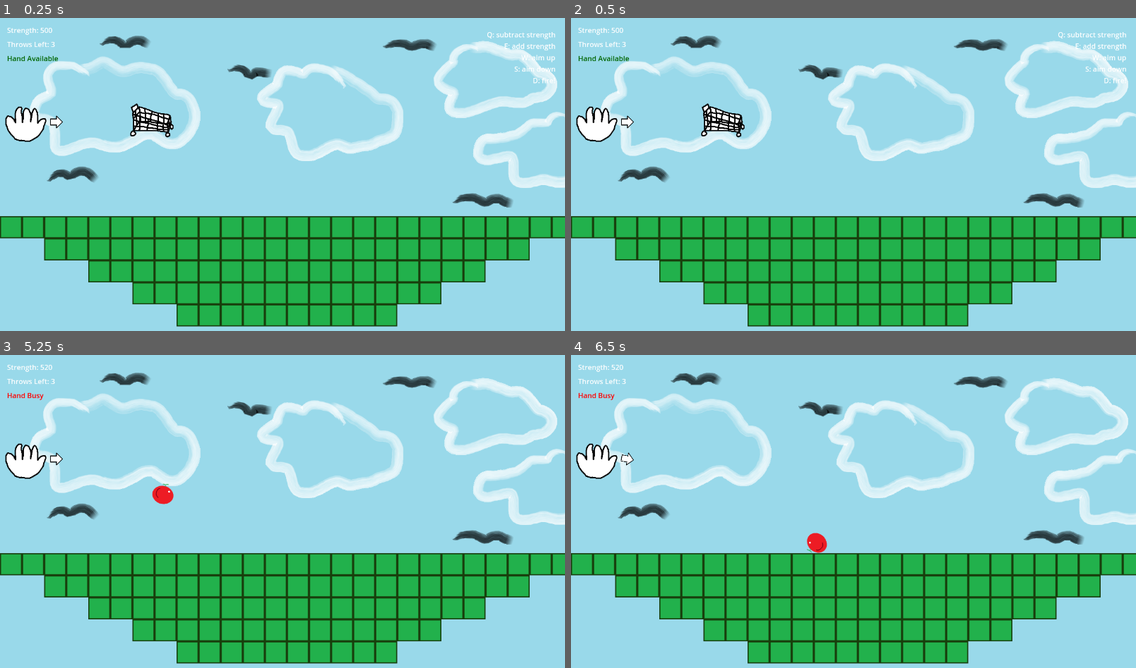
Above: before the commit, frames 1-4 (two rows, left to right).
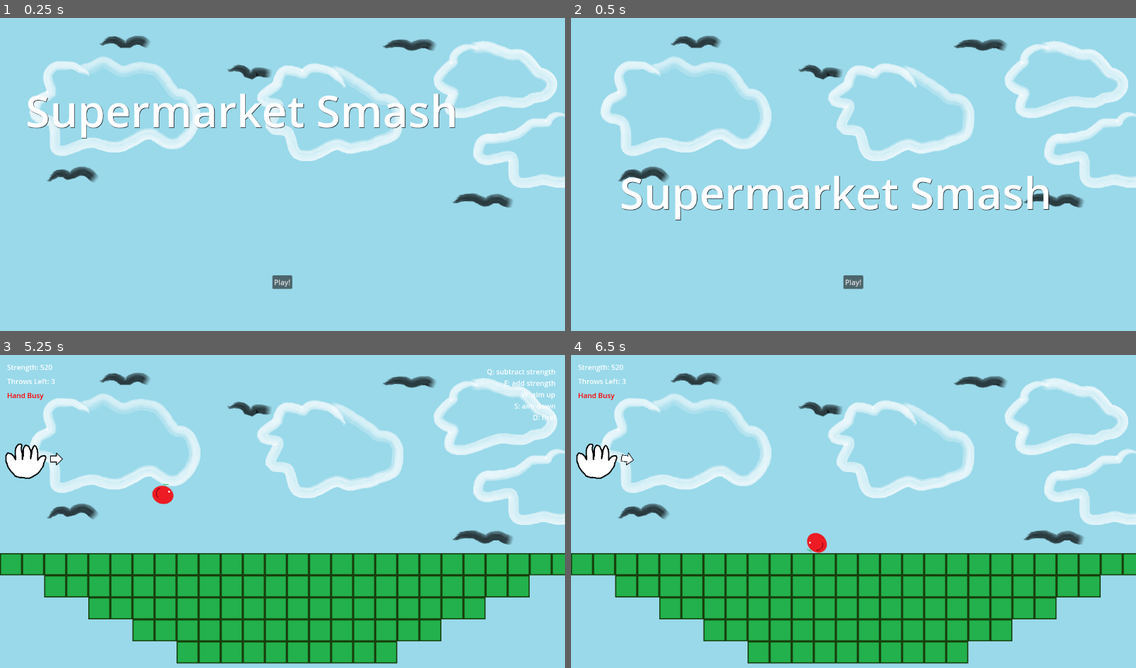
Above: after the commit, the same moments.

Repository: bsu-cs315/E1.1-Hovell
Game: Godot game, scene res://title.tscn
The game is run twice, just before and just after one commit, with the same random seed, the same clock (stepped at 60 frames per second) and the same inputs. Before the commit the project starts from res://level.tscn.
Inputs (mouse positions are in pixels of both pictures, inside the frame that each line leads up to):
- Up to frame 1 (0.25 s): no input
- Up to frame 2 (0.5 s): no input
- Up to frame 3 (5.25 s): click (282, 617) at 0.5 s, where only the run after the commit has a clickable "Play!"; tap Enter at 1.25, 2.75, 4.25 s; tap E (addStrength) at 1.35, 5.1 s; tap Space at 2, 3.5 s; tap S (addY) at 2.1 s; tap Q (subtractStrength) at 2.85 s; tap W (subtractY) at 3.6 s; tap D (throw) at 4.35 s
- Up to frame 4 (6.5 s): tap S (addY) at 5.85 s

The runs differ from the first frame. In frame 1, 29% of the frame differs, in the area x 0-100%, y 3-99%; in frame 2, 30%; in frame 3, 0.3%; in frame 4, nothing differs.

Commit message:
Add animation to title scene

Diff:
--- a/project/project.godot
+++ b/project/project.godot
@@ -11,7 +11,7 @@
 [application]
 
 config/name="PhysicsGame"
-run/main_scene="res://level.tscn"
+run/main_scene="res://title.tscn"
 config/features=PackedStringArray("4.3", "Forward Plus")
 config/icon="res://icon.svg"
 
--- a/project/title.tscn
+++ b/project/title.tscn
@@ -1,7 +1,43 @@
-[gd_scene load_steps=3 format=3 uid="uid://b5hcm07feillb"]
+[gd_scene load_steps=6 format=3 uid="uid://b5hcm07feillb"]
 
 [ext_resource type="Texture2D" uid="uid://dyn365uj6d6lm" path="res://Graphics/background.png" id="1_ukta0"]
 [ext_resource type="Script" path="res://button.gd" id="2_4bs8p"]
+
+[sub_resource type="Animation" id="Animation_vcaub"]
+resource_name = "TitleTransition"
+tracks/0/type = "value"
+tracks/0/imported = false
+tracks/0/enabled = true
+tracks/0/path = NodePath("Title:position")
+tracks/0/interp = 1
+tracks/0/loop_wrap = true
+tracks/0/keys = {
+"times": PackedFloat32Array(0, 0.966667),
+"transitions": PackedFloat32Array(0.450624, 2.54912),
+"update": 0,
+"values": [Vector2(-35, -145), Vector2(128, 444)]
+}
+
+[sub_resource type="Animation" id="Animation_xanom"]
+length = 0.001
+tracks/0/type = "value"
+tracks/0/imported = false
+tracks/0/enabled = true
+tracks/0/path = NodePath("Title:position")
+tracks/0/interp = 1
+tracks/0/loop_wrap = true
+tracks/0/keys = {
+"times": PackedFloat32Array(0),
+"transitions": PackedFloat32Array(1),
+"update": 0,
+"values": [Vector2(128, 444)]
+}
+
+[sub_resource type="AnimationLibrary" id="AnimationLibrary_30ic6"]
+_data = {
+"RESET": SubResource("Animation_xanom"),
+"TitleTransition": SubResource("Animation_vcaub")
+}
 
 [node name="Title" type="Node2D"]
 
@@ -10,7 +46,7 @@
 position = Vector2(640, 360)
 texture = ExtResource("1_ukta0")
 
-[node name="Label" type="Label" parent="."]
+[node name="Title" type="Label" parent="."]
 anchors_preset = 8
 anchor_left = 0.5
 anchor_top = 0.5
@@ -40,4 +76,10 @@
 expand_icon = true
 script = ExtResource("2_4bs8p")
 
+[node name="AnimationPlayer" type="AnimationPlayer" parent="."]
+libraries = {
+"": SubResource("AnimationLibrary_30ic6")
+}
+autoplay = "TitleTransition"
+
 [connection signal="pressed" from="Button" to="Button" method="_on_pressed"]
